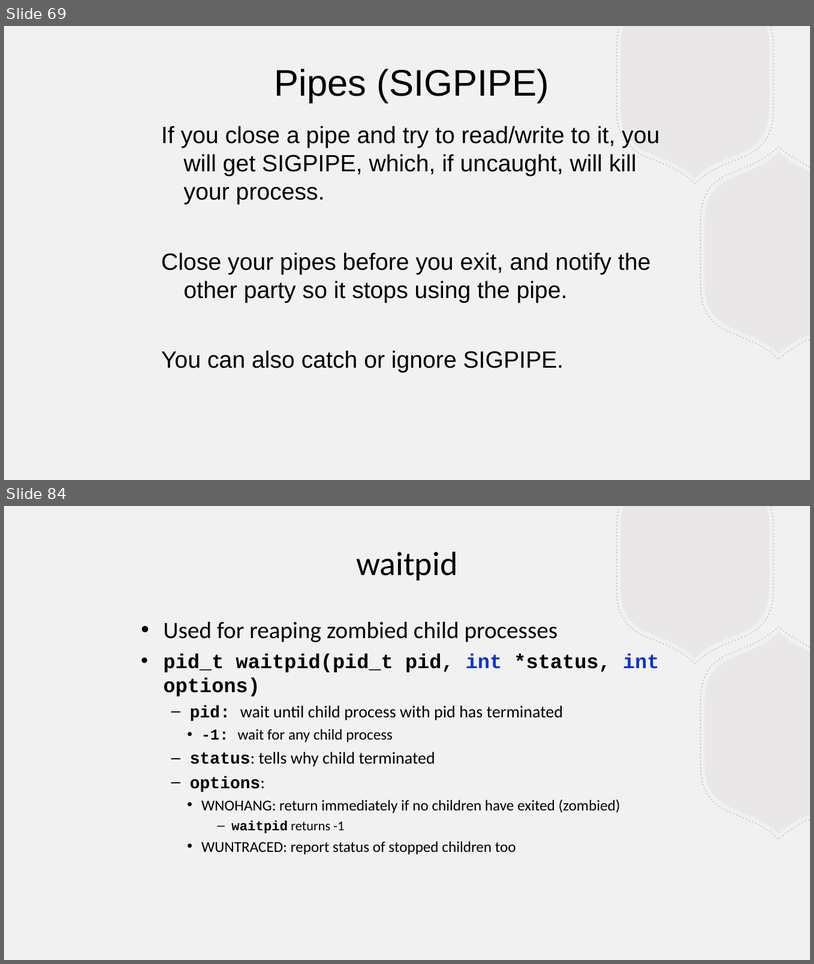
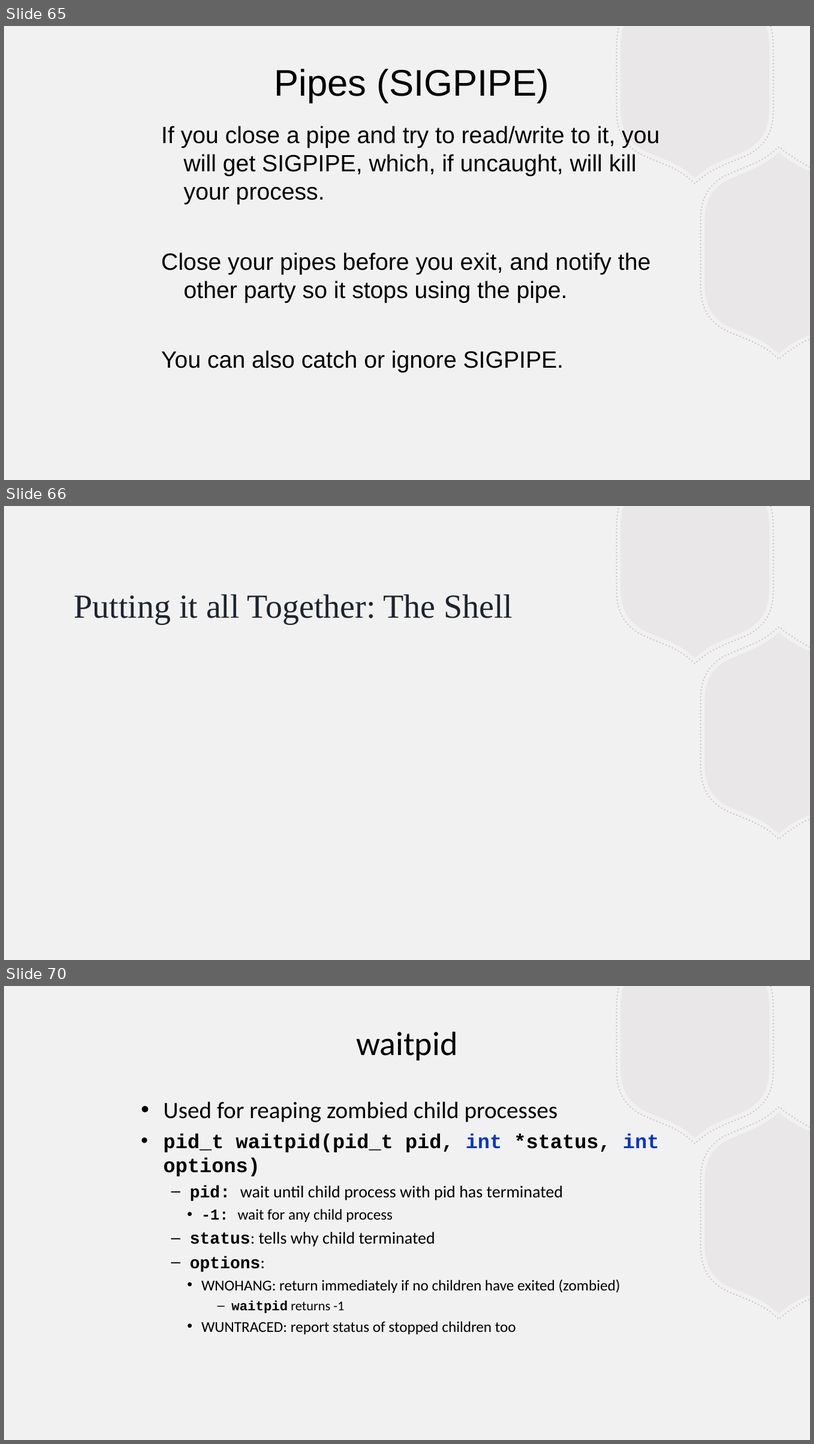
Before and after one commit to BillJr99/Ursinus-CS376, a slide deck: files/lectures/shellipc.pptx. Shown one above the other, each under a label of ours: slides 69 and 84 before the commit, slides 65, 66 and 70 after it; the slides between them are not shown. The pictures are 814x964 and 814x1444 pixels, drawn with LibreOffice and Linux fonts; fonts in the diff are those of the drawing. Boxes give left, top, right and bottom in pixels: in the first picture for what was removed or moved away, otherwise in the second. Text is boxed around its words. In the diff, an @@ line names an element or a change of style, - is before the commit and + after.

```diff
--- a/files/lectures/shellipc.pptx
+++ b/files/lectures/shellipc.pptx
@@ slide 66 added at (x1=4, y1=506, x2=810, y2=960), background #F2F1F1; not listed: 4 template elements that a slide beside it also shows @@
@@ title added at (x1=74, y1=594, x2=513, y2=624), 40 pt, text #1D242E @@
+Putting it all Together: The Shell
@@ what was slide 69 is now slide 65 @@
@@ what was slide 84 is now slide 70 @@
```
Also in this commit, not shown: 5 slides changed, 16 slides removed.
